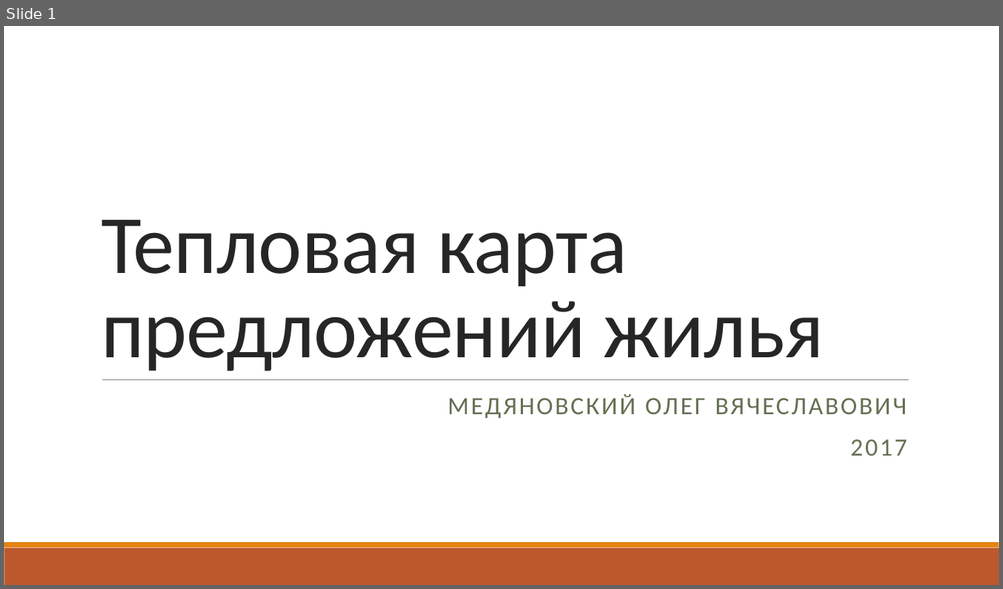
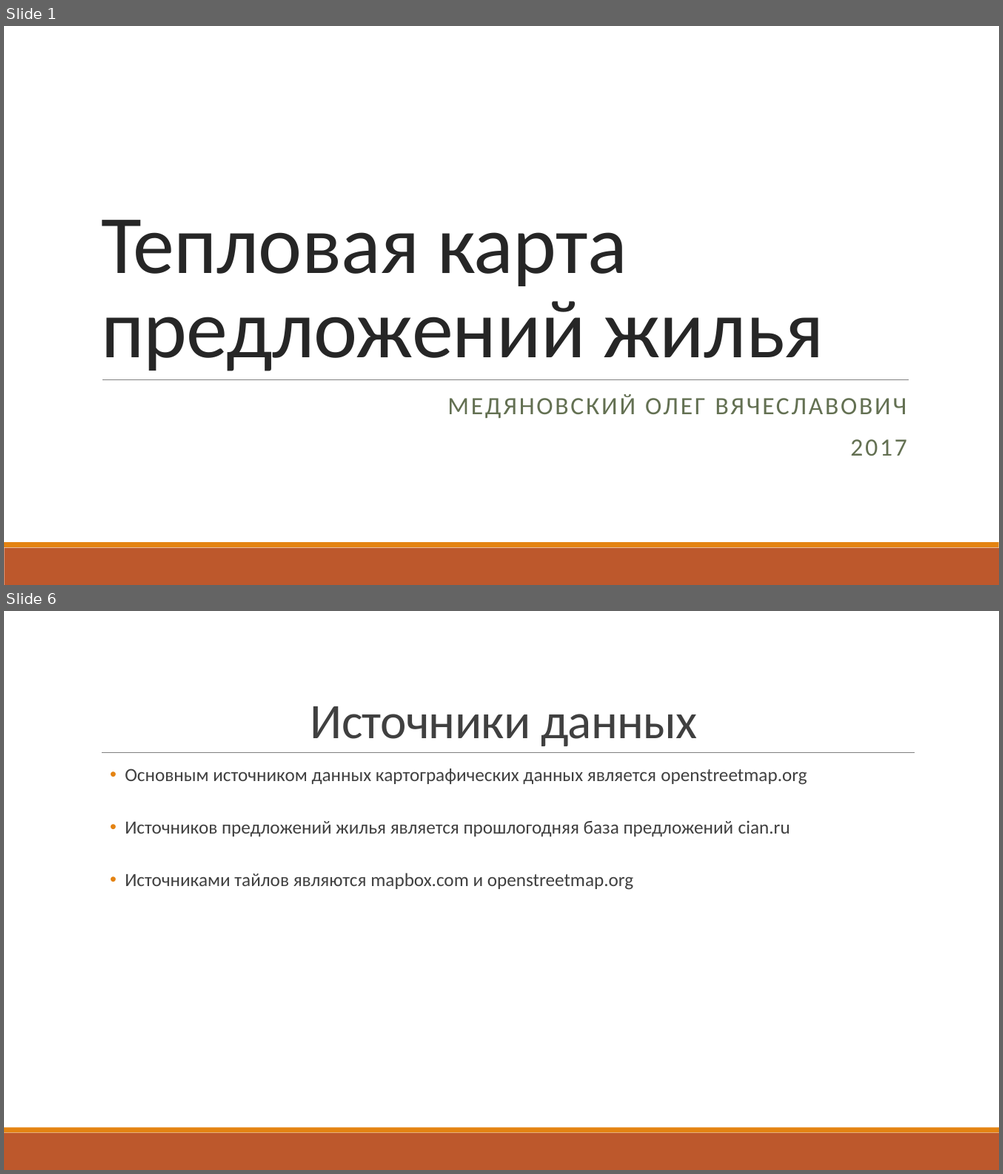
Before and after one commit to Zettroke/PropertyHeatMap, a slide deck: Презентация/Тепловая карта предложений жилья.pptx. Shown one above the other, each under a label of ours: slide 1 before the commit, slides 1 and 6 after it; the slides between them are not shown. The pictures are 1003x589 and 1003x1174 pixels, drawn with LibreOffice and Linux fonts; fonts in the diff are those of the drawing. Boxes give left, top, right and bottom in pixels: in the first picture for what was removed or moved away, otherwise in the second. Text is boxed around its words. In the diff, an @@ line names an element or a change of style, - is before the commit and + after.

```diff
--- a/Презентация/Тепловая карта предложений жилья.pptx
+++ b/Презентация/Тепловая карта предложений жилья.pptx
@@ slide 6 added at (4,611,999,1170), background #FFFFFF; not listed: 2 template elements that a slide beside it also shows @@
@@ title added at (310,706,697,746), 48 pt, text #404040 @@
+Источники данных
@@ line added from (102, 753) to (915, 753), #808080 0.5 pt @@
@@ text added at (125,769,806,890), 18 pt, text #404040 @@
+  • Основным источником данных картографических данных является openstreetmap.org
+  • Источников предложений жилья является прошлогодняя база предложений cian.ru
+  • Источниками тайлов являются mapbox.com и openstreetmap.org
```
Also in this commit, not shown: 2 slides changed, 12 other slides added, 2 slides removed, 8 other files.
